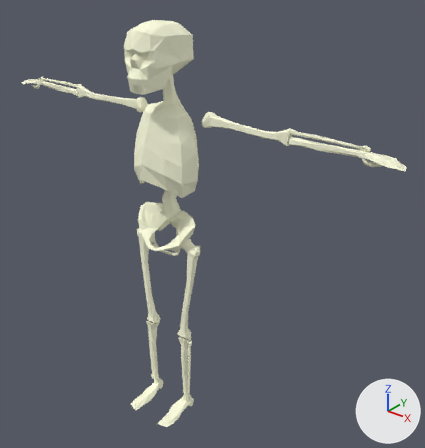
One commit to the Blender file Asset Playground/Assets/Models/skeleton.blend: the scene before it, then after it.
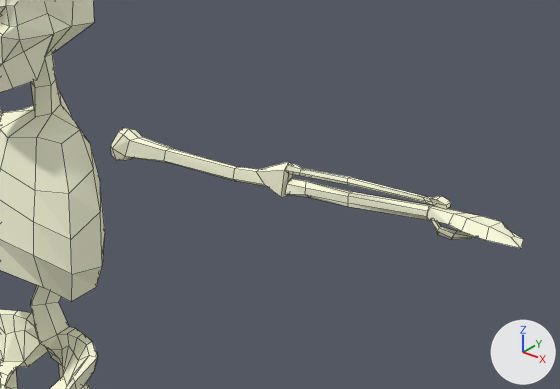
The first picture shows the older version from a 50 mm lens placed at (1.55, -1.58, 2.01), pointed at (0.14, 0.17, 0.92). The close-ups show both versions on the part from 35% to 100% of the width and 11% to 54% of the height of that picture. The lights are fixed; the arrows at lower right show +X, +Y and +Z. The close-ups show mesh edges as thin lines.

Names of what the first close-up shows: 'Skeleton'.
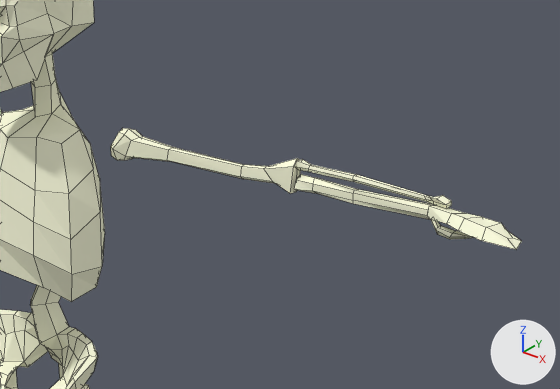
Where the change shows, as pixel boxes [x1, y1, x2, y2] in the close-ups (560 x 389 px; the box of a moved part takes in the faces that stretch with it):
'Skeleton', reshaped
    before: [0, 0, 524, 389]
    after: [0, 0, 522, 389]
part 1 of me_cube_001, moved or reshaped
    before: [125, 137, 524, 248]
    after: [126, 136, 522, 250]

The change in detail:
me_cube_001 is used by ob_skeleton; location (0.0, 0.0, 0.0).
me_cube_001 had 480 vertices, 458 faces and spanned x 0.0..0.96, y -0.14..0.2, z 0.0..1.75.
me_cube_001 now has 480 vertices, 457 faces and spans x 0.0..0.96, y -0.14..0.2, z 0.0..1.75.
Part 1, on me_cube_001:
14 vertices are removed from x 0.29..0.87, y 0.08..0.1, z 1.37..1.42.
73 faces are deleted.
16 vertices in x 0.49..0.57, y 0.08..0.11, z 1.38..1.43 move by (0.0, 0.03, 0.0).
16 vertices in x 0.44..0.67, y 0.09..0.1, z 1.37..1.43 move by (0.0, 0.02, 0.0).
4 vertices in x 0.28..0.66, y 0.09..0.11, z 1.38..1.41 move by (0.0, 0.01, 0.0).
4 vertices in x 0.94..0.96, y 0.08..0.12, z 1.38..1.39 move by (0.0, -0.01, 0.0).
3 vertices in x 0.44..0.56, y 0.08..0.1, z 1.39..1.42 move by (0.01, 0.02, 0.0).
15 vertices move from x 0.55..0.81, y 0.08..0.11, z 1.38..1.42 to x 0.55..0.81, y 0.09..0.14, z 1.38..1.42.
14 vertices are added at x 0.29..0.87, y 0.08..0.14, z 1.37..1.42.
72 new faces join them.
